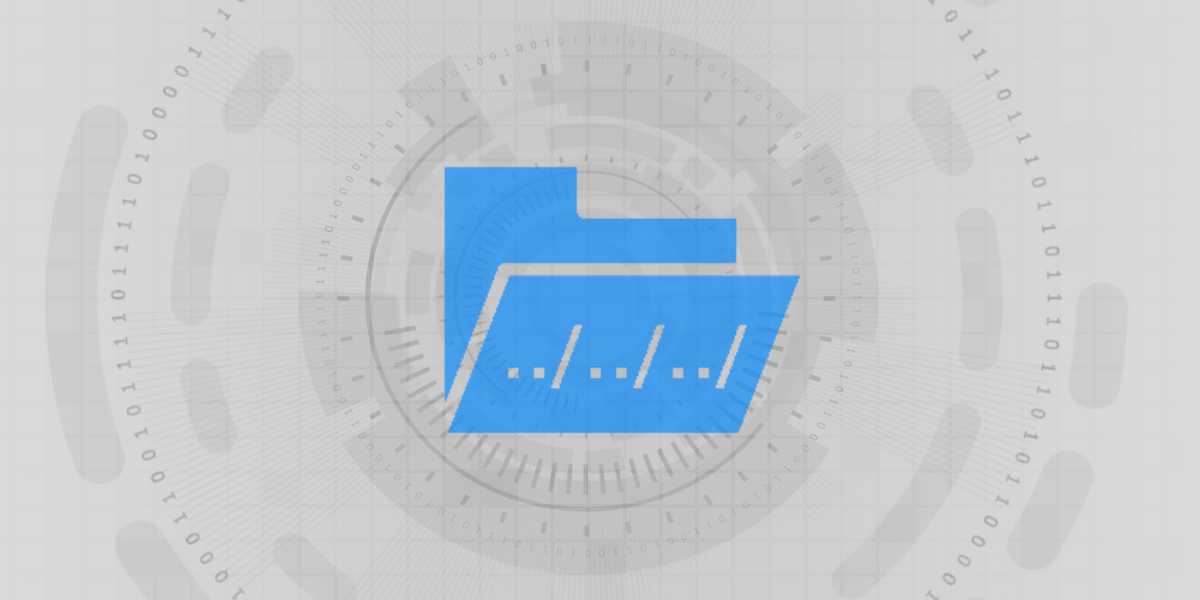
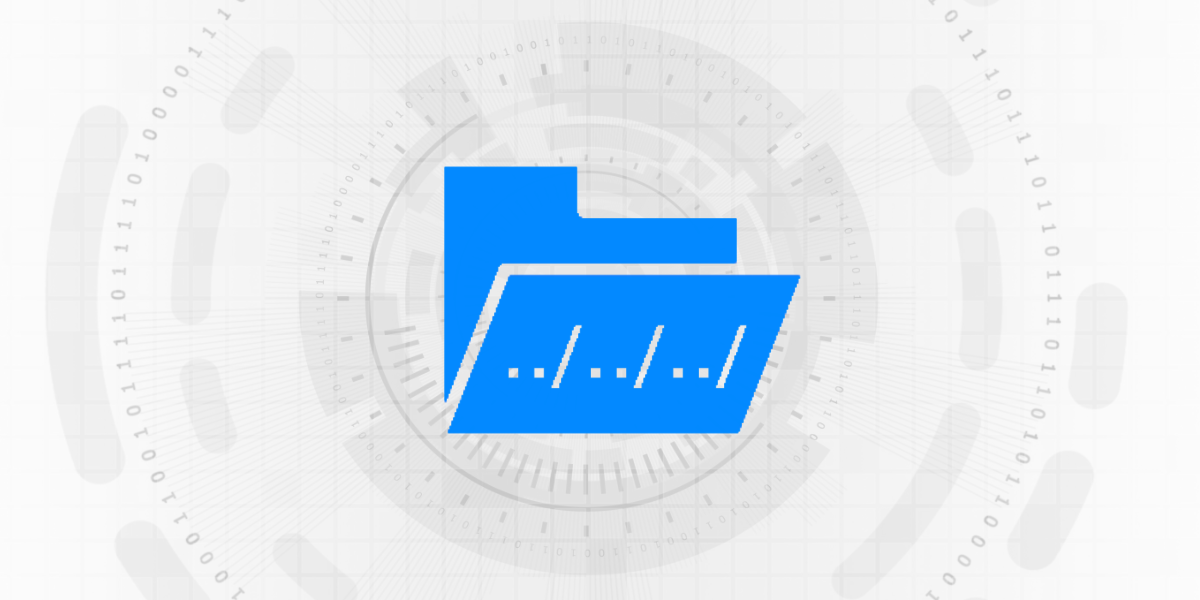
Layered file, before and after one edit (w=1200, h=600). Changes by layer:
painted on "Folder" over box(444, 166, 801, 434)
painted on "space" over box(0, 0, 1200, 600)
